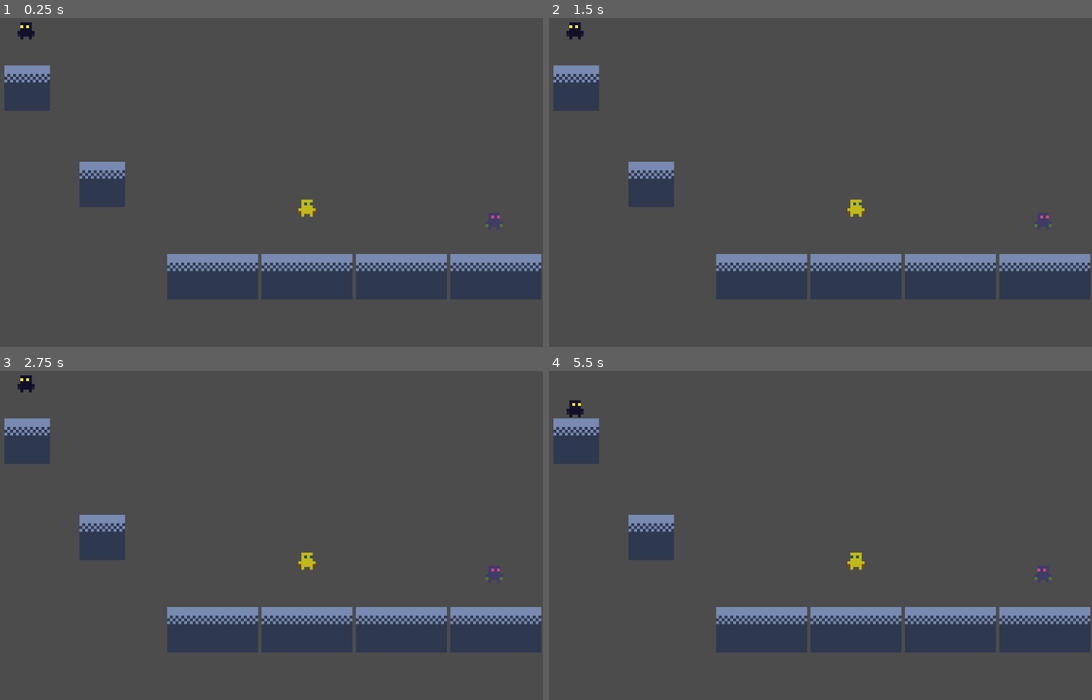
Above: before the commit, frames 1-4 (two rows, left to right).
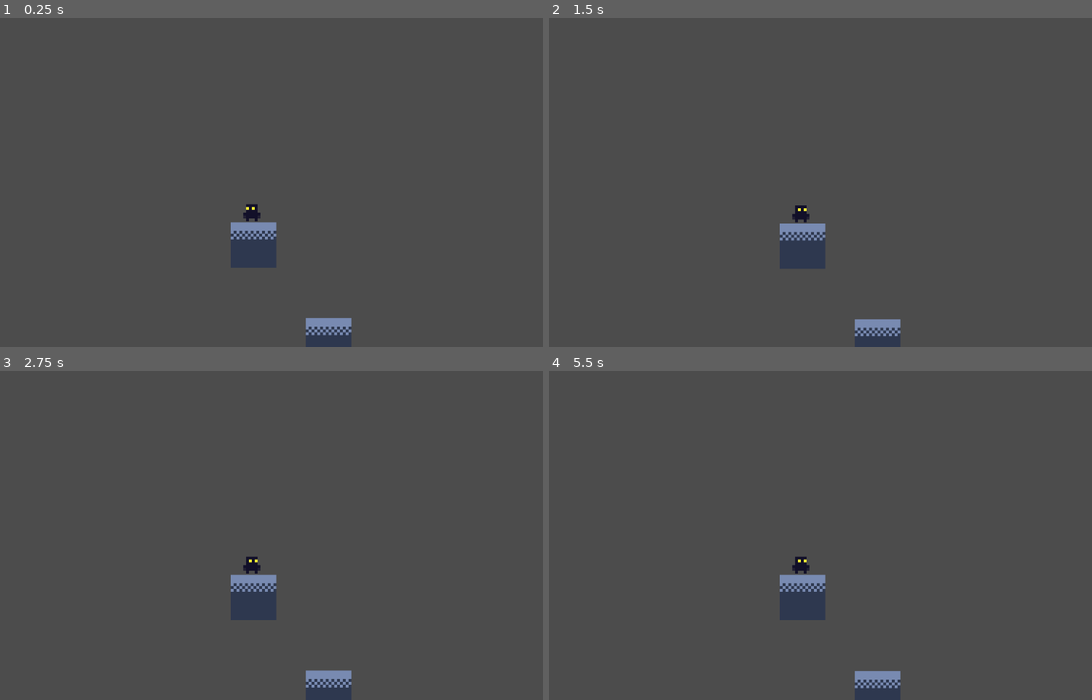
Above: after the commit, the same moments.

Repository: superbadgames/make_me_laugh
Game: Godot game, scene res://Boards/TestLand/TestLand.tscn
Same seed, same stepped clock (60 frames per second), same inputs: the game is played once before the commit and once after it.
Inputs:
- Up to frame 1 (0.25 s): no input
- Up to frame 2 (1.5 s): tap Enter at 0.5 s; tap Shift (p1_jump) at 0.77 s
- Up to frame 3 (2.75 s): tap Shift (p1_jump) at 1.52 s
- Up to frame 4 (5.5 s): tap Space at 2.75 s; tap Shift (p1_jump) at 3.02, 3.77, 4.52 s; tap Escape (ui_cancel) at 4.15 s

The runs differ from the first frame. In frame 1, 13% of the frame differs, in the area x 0-100%, y 1-100%; in frame 2, 13%; in frame 3, 13%; in frame 4, 13%.

Commit message:
WIP: I have rounds sort of working right now. I have the code in place to disable and then re-enable the characters. I just need to add some logic to make sure that only happens when it should

Diff:
--- a/Boards/PlayerRoundManager.gd
+++ b/Boards/PlayerRoundManager.gd
@@ -1,6 +1,7 @@
 extends Node
 
-export var num_player : int = 4
+export var max_player : int = 4
+export var num_players : int = 3
 
 onready var first_player = $Players/First_Character
 onready var second_player = $Players/Second_Character
@@ -10,23 +11,20 @@
 
 # Called when the node enters the scene tree for the first time.
 func _ready():
-	pass
+	first_player.start_turn()
 
 
 func _process(delta):
-	if Input.is_action_just_pressed("ui_cancel"):
+	if Input.is_action_just_pressed("next_turn"):
 		if current_player_turn == 1:
+			first_player.end_turn()
+			current_player_turn = 2
+			second_player.start_turn()
+		elif current_player_turn == 2:
+			second_player.end_turn()
+			current_player_turn = 3
+			third_player.start_turn()
+		elif current_player_turn == 3:
+			third_player.end_turn()
+			current_player_turn = 1
 			first_player.start_turn()
-			second_player.end_turn()
-			third_player.end_turn()
-			current_player_turn = 2
-		elif current_player_turn == 2:
-			first_player.end_turn()
-			second_player.start_turn()
-			third_player.end_turn()
-			current_player_turn = 3
-		elif current_player_turn == 3:
-			first_player.end_turn()
-			second_player.end_turn()
-			third_player.start_turn()
-			current_player_turn = 1
--- a/Entities/PlayerCharacters/Player_Character.gd
+++ b/Entities/PlayerCharacters/Player_Character.gd
@@ -29,6 +29,8 @@
 
 onready var animatedSprite = $AnimatedSprite
 onready var respawn_timer = $RespawnTimer
+onready var collision_shape = $CollisionShape2D
+onready var my_camera = $Camera2D
 
 var my_turn : bool = false
 var player_string
@@ -52,6 +54,9 @@
 		player_string = "p3_"
 	elif PLAYER_NUMBER == 4 :
 		player_string = "p4_"
+	visible = false
+	set_physics_process(false)
+	collision_shape.disabled = true
 
 
 func _physics_process(delta):
@@ -159,10 +164,17 @@
 
 func start_turn():
 	my_turn = true
+	visible = true
+	set_physics_process(true)
+	collision_shape.disabled = false
+	my_camera.current = true
 
 
 func end_turn():
 	my_turn = false
+	set_physics_process(false)
+	collision_shape.disabled = true
+	my_camera.current = false
 
 # failed attempt to dynamically set the animated sprite. This is not going to work the way I had hoped.
 #func load_sprite_by_character_number():
--- a/project.godot
+++ b/project.godot
@@ -127,6 +127,11 @@
 "events": [ Object(InputEventKey,"resource_local_to_scene":false,"resource_name":"","device":0,"alt":false,"shift":false,"control":false,"meta":false,"command":false,"pressed":false,"scancode":50,"unicode":0,"echo":false,"script":null)
  ]
 }
+next_turn={
+"deadzone": 0.5,
+"events": [ Object(InputEventJoypadButton,"resource_local_to_scene":false,"resource_name":"","device":-1,"button_index":10,"pressure":0.0,"pressed":false,"script":null)
+ ]
+}
 
 [physics]
 
